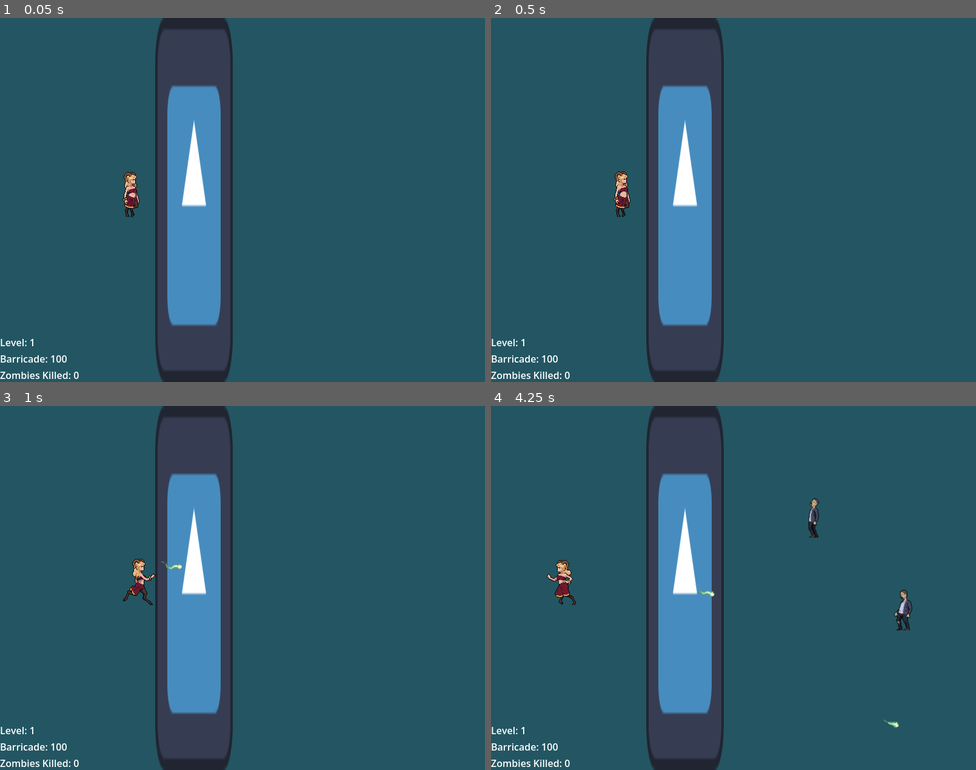
Above: before the commit, frames 1-4 (two rows, left to right).
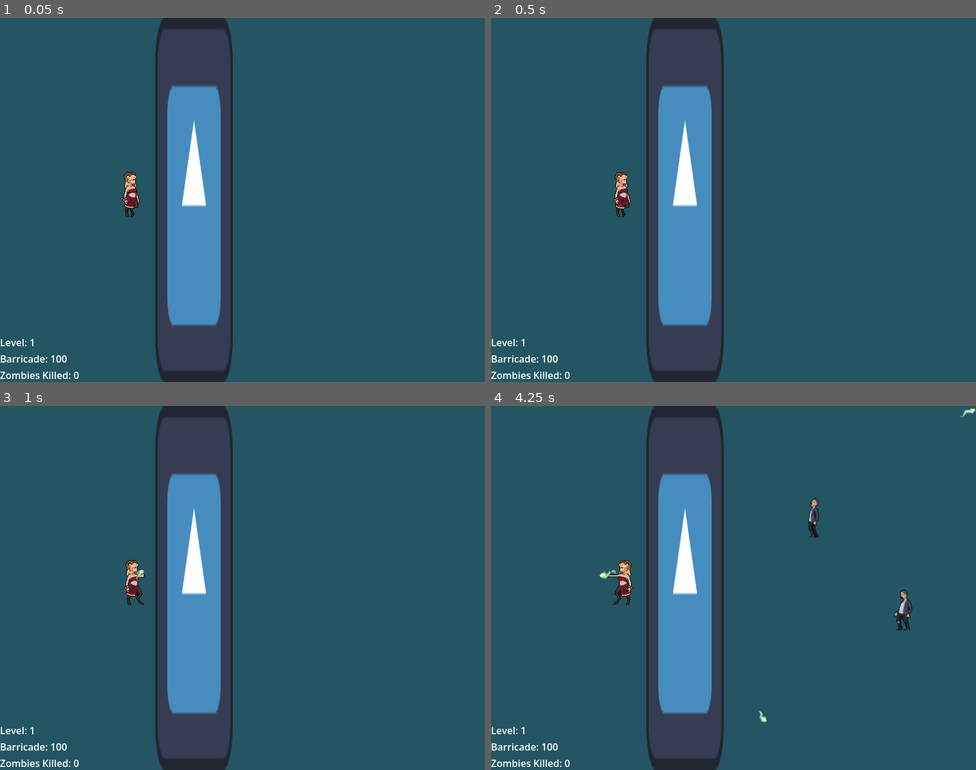
Above: after the commit, the same moments.

Repository: arko-poet/godot-games
Game: Godot game, scene res://main.tscn
Two runs of this game, one before a commit and one after it. Both use one fixed random seed, a clock stepped at 60 frames per second and the inputs below. The engine's default icon, where the game draws it, is replaced by a stand-in: a white triangle on a blue panel in a dark square.
Inputs (mouse positions are in pixels of both pictures, inside the frame that each line leads up to):
- Up to frame 1 (0.05 s): no input
- Up to frame 2 (0.5 s): no input
- Up to frame 3 (1 s): move the mouse to (349, 569) at 0.52 s; hold D (move_right) from 0.53 s (still down); click (349, 569) at 0.6 s
- Up to frame 4 (4.25 s): move the mouse to (636, 606) at 1.27 s; release D (move_right) at 1.28 s; hold S (move_down) 1.28-2.03 s; click (636, 606) at 1.35 s; move the mouse to (782, 507) at 2.02 s; hold D (move_right) 2.03-2.78 s; click (782, 507) at 2.1 s; move the mouse to (709, 660) at 2.77 s; hold W (move_up) 2.78-3.53 s; click (709, 660) at 2.85 s; move the mouse to (879, 642) at 3.52 s; hold A (move_left) from 3.53 s (still down); click (879, 642) at 3.6 s

Frame 1 is identical in both runs. In frame 2, less than 0.1% of the frame differs, in the area x 25-29%, y 42-53%; in frame 3, 0.5%; in frame 4, 0.8%, in the area x 11-100%, y 0-89%.

Commit message:
feat: add variable attack speed

Diff:
--- a/last_stand/global.gd
+++ b/last_stand/global.gd
@@ -12,4 +12,4 @@
 var number_of_projectiles := 1
 var upgrade_weapon_progress := 0
 var projectile_damage := 1
-var cast_speed := 100
+var cast_speed := 0.5
--- a/last_stand/player.gd
+++ b/last_stand/player.gd
@@ -7,6 +7,10 @@
 
 var is_attacking := false
 var projectile_direction : Vector2
+
+
+func _ready() -> void:
+	$Sprite.speed_scale = Global.cast_speed
 
 func _physics_process(_delta) -> void:
 	if not is_attacking:
--- a/last_stand/player.tscn
+++ b/last_stand/player.tscn
@@ -198,8 +198,11 @@
 
 [node name="Sprite" type="AnimatedSprite2D" parent="." unique_id=1424504527]
 sprite_frames = SubResource("SpriteFrames_606se")
-animation = &"walk"
+animation = &"attack"
 autoplay = "idle"
+frame = 3
+frame_progress = 1.0
+speed_scale = 0.5
 
 [node name="Collision" type="CollisionShape2D" parent="." unique_id=25646077]
 position = Vector2(-4, 24)
--- a/last_stand/upgrade_screen.gd
+++ b/last_stand/upgrade_screen.gd
@@ -10,7 +10,7 @@
 	$VBoxContainer2/ProgressBar.value = Global.upgrade_weapon_progress
 	$VBoxContainer3/ProjectileDamageLabel.text = "Damage: %s" % Global.projectile_damage
 	$VBoxContainer3/ProjectileCountLabel.text = "Count: %s" % Global.number_of_projectiles
-#a	$VBoxContainer3/CastSpeedLabel.text = "Speed: %s" % Global.speed_cast_speed
+	$VBoxContainer3/CastSpeedLabel.text = "Speed: %s" % Global.cast_speed
 
 
 func _on_next_level_pressed() -> void:
@@ -33,4 +33,7 @@
 			if Global.number_of_projectiles < Global.projectile_damage:
 				Global.number_of_projectiles += 1
 			else:
-				Global.projectile_damage += 1
+				if Global.projectile_damage > Global.cast_speed / 0.5:
+					Global.cast_speed += 0.5
+				else:
+					Global.projectile_damage += 1
